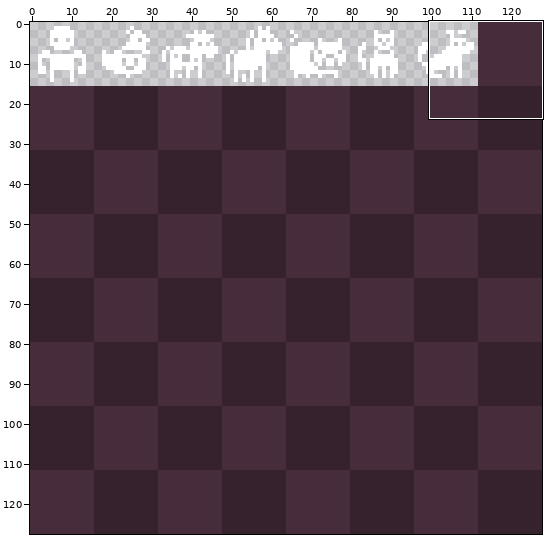
File history of a sprite sheet, assets/images/entity.png. Above: a wide view before the commit, with the close-up outlined.
Close-up. Before the commit:
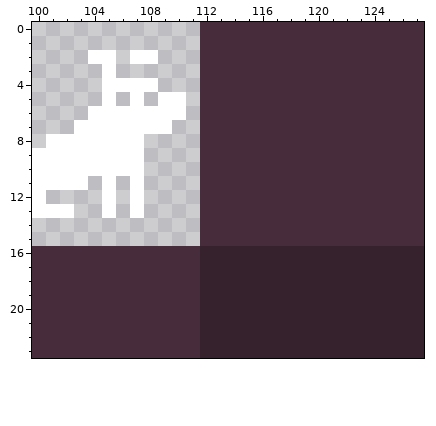
The file is 128x128 pixels. Shown: x 100..127, y 0..23.
And afterwards:
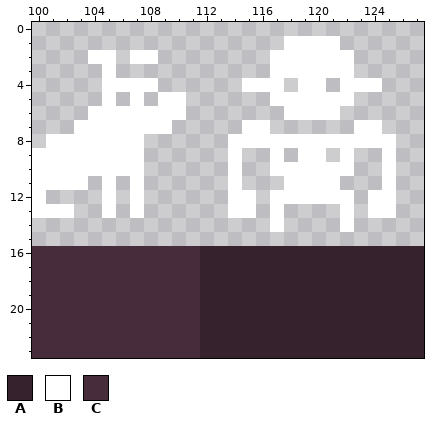
Palette (. is transparent): A #35222d  B #ffffff  C #472d3c
Changes in this commit:
y 0: x 112..127 CCCCCCCCCCCCCCCC -> ................
y 1: x 112..127 CCCCCCCCCCCCCCCC -> ......BBBB......
y 2..3: x 112..127 CCCCCCCCCCCCCCCC -> .....BBBBBB.....
y 4: x 112..127 CCCCCCCCCCCCCCCC -> ...BBB.BB.BBB...
y 5: x 112..127 CCCCCCCCCCCCCCCC -> .....BBBBBB.....
y 6: x 112..127 CCCCCCCCCCCCCCCC -> ......BBBB......
y 7: x 112..127 CCCCCCCCCCCCCCCC -> ...BB......BB...
y 8: x 112..127 CCCCCCCCCCCCCCCC -> ..BBBBBBBBBBBB..
y 9: x 112..127 CCCCCCCCCCCCCCCC -> ..B..B.BB.B..B..
y 10: x 112..127 CCCCCCCCCCCCCCCC -> ..B..BBBBBB..B..
y 11: x 112..127 CCCCCCCCCCCCCCCC -> ..B...BBBB...B..
y 12: x 112..127 CCCCCCCCCCCCCCCC -> ..BB.BBBBBB.BB..
y 13: x 112..127 CCCCCCCCCCCCCCCC -> ..BB.B....B.BB..
y 14: x 112..127 CCCCCCCCCCCCCCCC -> .....B....B.....
y 15: x 112..127 CCCCCCCCCCCCCCCC -> ................
Where, in picture pixels (left, top, right, bottom), the same in both close-ups:
changed: (200, 22, 424, 246)
